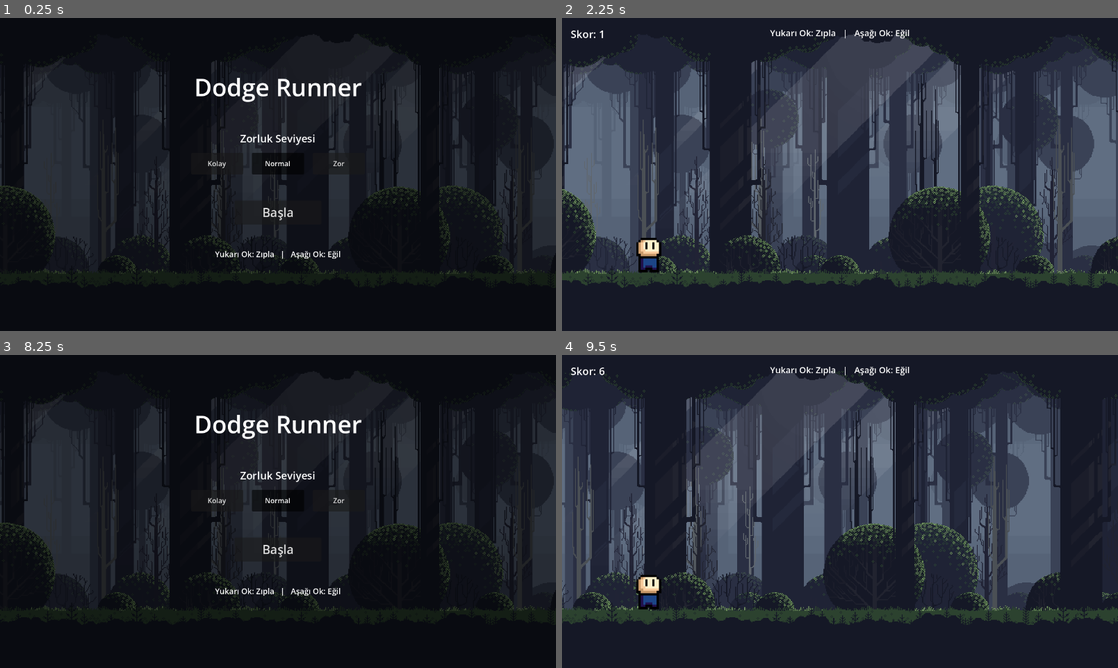
Above: before the commit, frames 1-4 (two rows, left to right).
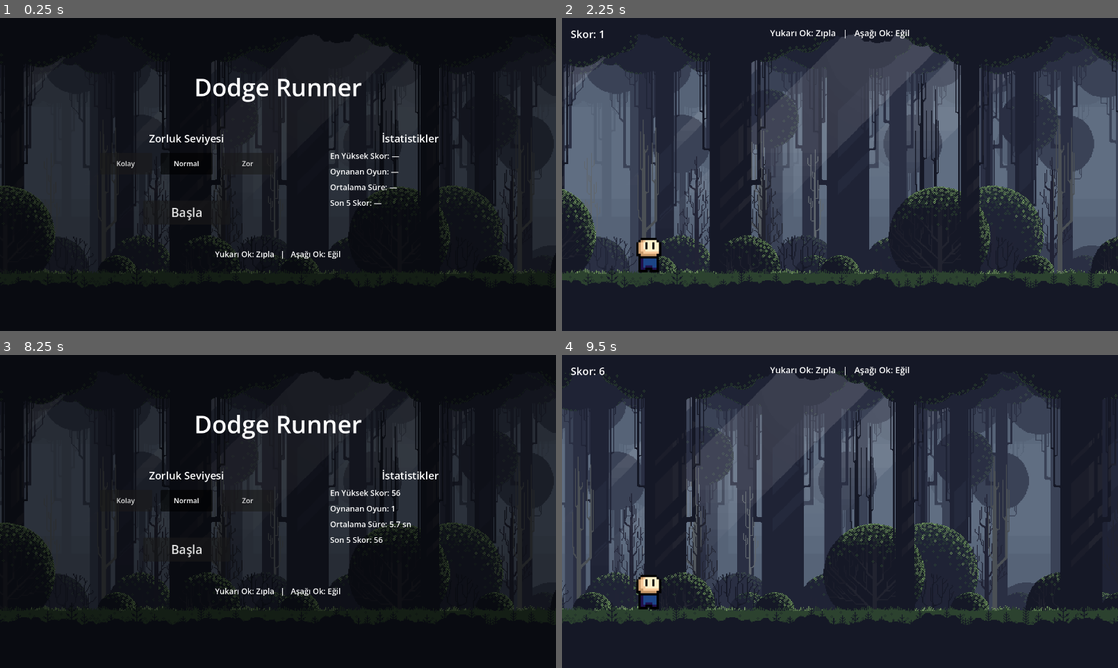
Above: after the commit, the same moments.

Repository: eorhan23/Dodge-Runner
Game: Godot game, scene res://scenes/MainMenu.tscn
The game is run twice, just before and just after one commit, with the same random seed, the same clock (stepped at 60 frames per second) and the same inputs. Sound files missing from this copy of the repository are replaced by a short silence.
Inputs:
- Up to frame 1 (0.25 s): no input
- Up to frame 2 (2.25 s): click "Normal" at 0.5 s; click "Normal" at 1.25 s; click "Başla" at 2 s
- Up to frame 3 (8.25 s): hold Up (ui_up) 2.78-3.53 s; hold Down (ui_down) 3.53-4.28 s; hold Up (ui_up) 4.28-5.78 s; hold Down (ui_down) 5.78-8 s; click "Ana Menü" at 8 s
- Up to frame 4 (9.5 s): click "Başla" at 8.75 s

The runs differ from the first frame. In frame 1, 1.4% of the frame differs, in the area x 21-79%, y 36-65%; in frame 2, nothing differs; in frame 3, 1.5%; in frame 4, nothing differs.

Commit message:
Faz 9 tamamlandı

Diff:
--- a/src/project.godot
+++ b/src/project.godot
@@ -19,6 +19,7 @@
 GameManager="*res://scripts/GameManager.gd"
 SpawnManager="*res://scripts/SpawnManager.gd"
 AudioManager="*res://scripts/AudioManager.gd"
+StatsManager="*res://scripts/StatsManager.gd"
 
 [display]
 
--- a/src/scenes/MainMenu.tscn
+++ b/src/scenes/MainMenu.tscn
@@ -30,18 +30,18 @@
 text = "Dodge Runner"
 
 [node name="DifficultyLabel" type="Label" parent="."]
-offset_left = 340.0
+offset_left = 150.0
 offset_top = 260.0
-offset_right = 940.0
+offset_right = 710.0
 offset_bottom = 292.0
 theme_override_font_sizes/font_size = 24
 horizontal_alignment = 1
 text = "Zorluk Seviyesi"
 
 [node name="DifficultyButtons" type="HBoxContainer" parent="."]
-offset_left = 440.0
+offset_left = 230.0
 offset_top = 310.0
-offset_right = 840.0
+offset_right = 630.0
 offset_bottom = 360.0
 theme_override_constants/separation = 20
 alignment = 1
@@ -66,12 +66,41 @@
 text = "Zor"
 
 [node name="StartButton" type="Button" parent="."]
-offset_left = 540.0
+offset_left = 330.0
 offset_top = 420.0
-offset_right = 740.0
+offset_right = 530.0
 offset_bottom = 475.0
 theme_override_font_sizes/font_size = 28
 text = "Başla"
+
+[node name="StatsPanel" type="VBoxContainer" parent="."]
+offset_left = 760.0
+offset_top = 260.0
+offset_right = 1130.0
+offset_bottom = 475.0
+theme_override_constants/separation = 10
+
+[node name="StatsTitle" type="Label" parent="StatsPanel"]
+theme_override_font_sizes/font_size = 24
+horizontal_alignment = 1
+text = "İstatistikler"
+
+[node name="HighScoreLabel" type="Label" parent="StatsPanel"]
+theme_override_font_sizes/font_size = 18
+text = "En Yüksek Skor: —"
+
+[node name="GamesPlayedLabel" type="Label" parent="StatsPanel"]
+theme_override_font_sizes/font_size = 18
+text = "Oynanan Oyun: —"
+
+[node name="AverageTimeLabel" type="Label" parent="StatsPanel"]
+theme_override_font_sizes/font_size = 18
+text = "Ortalama Süre: —"
+
+[node name="RecentScoresLabel" type="Label" parent="StatsPanel"]
+theme_override_font_sizes/font_size = 18
+autowrap_mode = 2
+text = "Son 5 Skor: —"
 
 [node name="ControlsLabel" type="Label" parent="."]
 offset_left = 340.0
--- a/src/scripts/GameManager.gd
+++ b/src/scripts/GameManager.gd
@@ -73,6 +73,7 @@
 		return
 	is_game_over = true
 	is_running = false
+	StatsManager.record_game(difficulty, score, elapsed_time)
 	AudioManager.stop_music()
 	AudioManager.play_death()
 	get_tree().paused = true
--- a/src/scripts/MainMenu.gd
+++ b/src/scripts/MainMenu.gd
@@ -4,6 +4,10 @@
 @onready var normal_button: Button = $DifficultyButtons/NormalButton
 @onready var hard_button: Button = $DifficultyButtons/HardButton
 @onready var start_button: Button = $StartButton
+@onready var high_score_label: Label = $StatsPanel/HighScoreLabel
+@onready var games_played_label: Label = $StatsPanel/GamesPlayedLabel
+@onready var average_time_label: Label = $StatsPanel/AverageTimeLabel
+@onready var recent_scores_label: Label = $StatsPanel/RecentScoresLabel
 
 
 func _ready() -> void:
@@ -24,6 +28,29 @@
 	easy_button.button_pressed = GameManager.difficulty == GameManager.Difficulty.EASY
 	normal_button.button_pressed = GameManager.difficulty == GameManager.Difficulty.NORMAL
 	hard_button.button_pressed = GameManager.difficulty == GameManager.Difficulty.HARD
+	_refresh_stats()
+
+
+func _refresh_stats() -> void:
+	# Panel her zaman seçili zorluğun verisini gösterir.
+	var stats := StatsManager.get_stats(GameManager.difficulty)
+
+	if stats["games_played"] == 0:
+		high_score_label.text = "En Yüksek Skor: —"
+		games_played_label.text = "Oynanan Oyun: —"
+		average_time_label.text = "Ortalama Süre: —"
+		recent_scores_label.text = "Son 5 Skor: —"
+		return
+
+	high_score_label.text = "En Yüksek Skor: %d" % stats["high_score"]
+	games_played_label.text = "Oynanan Oyun: %d" % stats["games_played"]
+	average_time_label.text = "Ortalama Süre: %.1f sn" % stats["average_time"]
+
+	var recent: Array = stats["recent_scores"]
+	var parts := PackedStringArray()
+	for entry in recent:
+		parts.append(str(entry))
+	recent_scores_label.text = "Son 5 Skor: %s" % ", ".join(parts)
 
 
 func _on_start_pressed() -> void:
--- /dev/null
+++ b/src/scripts/StatsManager.gd
@@ -0,0 +1,57 @@
+extends Node
+
+const SAVE_PATH := "user://stats.cfg"
+const RECENT_SCORES_LIMIT := 5
+
+# GameManager.Difficulty sırasına karşılık gelen dosya bölüm adları
+# (EASY=0, NORMAL=1, HARD=2). Autoload yükleme sırasına bağımlı olmamak için
+# GameManager'a doğrudan referans verilmez.
+const SECTION_NAMES := ["easy", "normal", "hard"]
+
+var _config := ConfigFile.new()
+
+
+func _ready() -> void:
+	# Dosya yoksa (ilk çalıştırma) hata değil; boş ayarlarla devam edilir.
+	_config.load(SAVE_PATH)
+
+
+func record_game(difficulty: int, score: int, survival_time: float) -> void:
+	var section: String = SECTION_NAMES[difficulty]
+
+	var high_score: int = _config.get_value(section, "high_score", 0)
+	if score > high_score:
+		_config.set_value(section, "high_score", score)
+
+	var games_played: int = _config.get_value(section, "games_played", 0)
+	_config.set_value(section, "games_played", games_played + 1)
+
+	var total_time: float = _config.get_value(section, "total_time", 0.0)
+	_config.set_value(section, "total_time", total_time + survival_time)
+
+	# En yeni skor başta; liste sabit uzunlukta tutulur.
+	var recent: Array = _config.get_value(section, "recent_scores", [])
+	recent.push_front(score)
+	if recent.size() > RECENT_SCORES_LIMIT:
+		recent.resize(RECENT_SCORES_LIMIT)
+	_config.set_value(section, "recent_scores", recent)
+
+	_config.save(SAVE_PATH)
+
+
+func get_stats(difficulty: int) -> Dictionary:
+	var section: String = SECTION_NAMES[difficulty]
+	var games_played: int = _config.get_value(section, "games_played", 0)
+	var total_time: float = _config.get_value(section, "total_time", 0.0)
+
+	# Ortalama, tüm süreleri saklamak yerine toplam/sayı üzerinden hesaplanır.
+	var average_time := 0.0
+	if games_played > 0:
+		average_time = total_time / games_played
+
+	return {
+		"high_score": _config.get_value(section, "high_score", 0),
+		"games_played": games_played,
+		"average_time": average_time,
+		"recent_scores": _config.get_value(section, "recent_scores", []),
+	}
Not shown, added: src/scripts/StatsManager.gd.uid
Not shown, changed: docs/Architecture.md
Not shown, changed: tasks/Tasks.md
